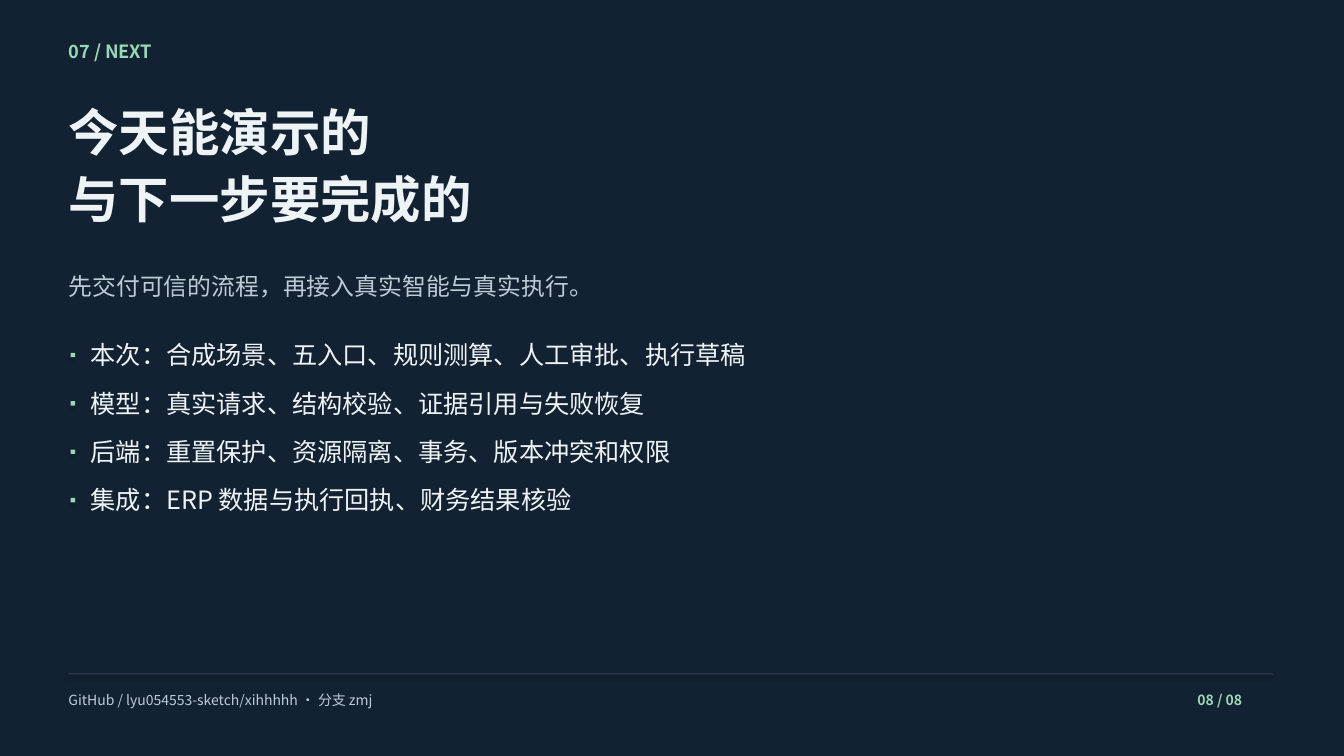
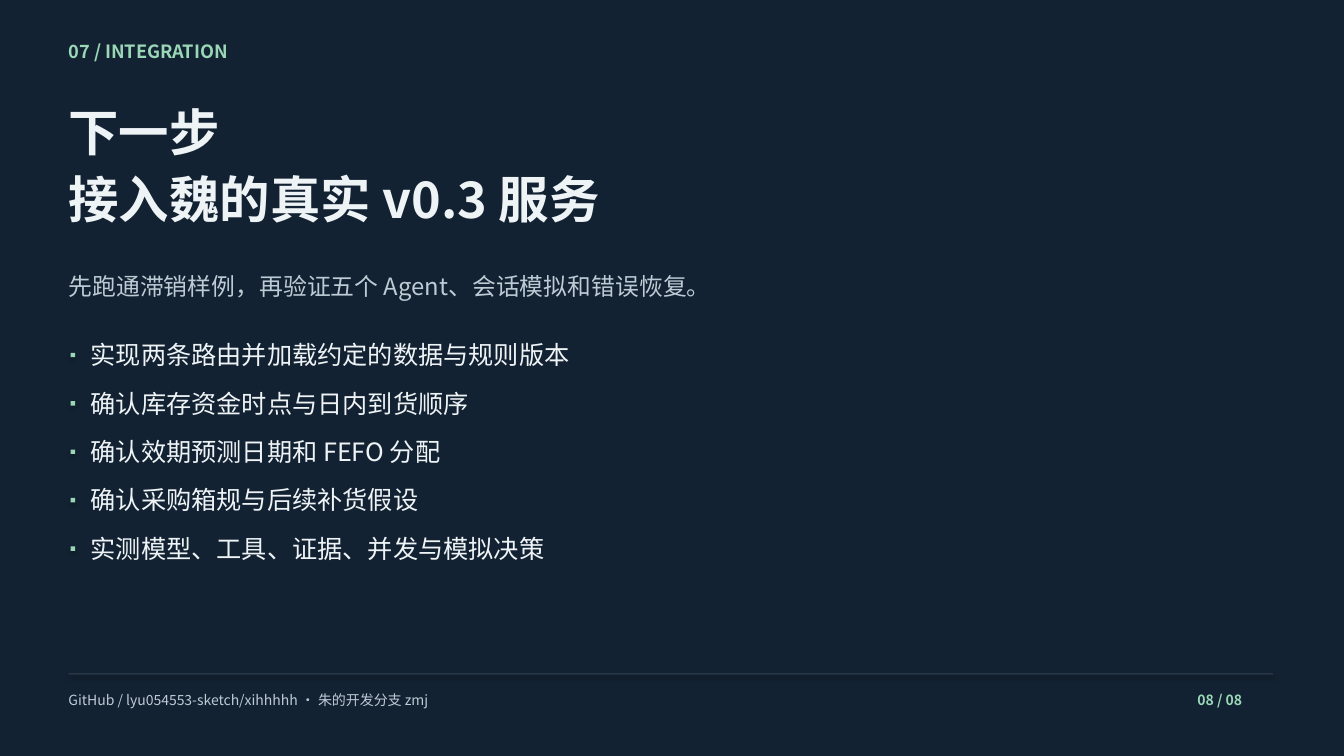
Before and after one commit to lyu054553-sketch/xihhhhh, a slide deck: slide 8 of docs/DEMO_SLIDES.pptx. Drawn at 1344x756 pixels with LibreOffice and Linux fonts; fonts in the diff are those of the drawing. Boxes give left, top, right and bottom in pixels: in the first picture for what was removed or moved away, otherwise in the second. Text is boxed around its words. In the diff, an @@ line names an element or a change of style, - is before the commit and + after.

```diff
--- a/docs/DEMO_SLIDES.pptx
+++ b/docs/DEMO_SLIDES.pptx
@@ text at (68, 44, 228, 58): text changed @@
-07 / NEXT
+07 / INTEGRATION
@@ text at (68, 108, 600, 223): text changed @@
-今天能演示的
-与下一步要完成的
+下一步
+接入魏的真实 v0.3 服务
@@ text at (68, 275, 711, 301): text changed @@
-先交付可信的流程，再接入真实智能与真实执行。
+先跑通滞销样例，再验证五个 Agent、会话模拟和错误恢复。
@@ text at (91, 342, 570, 366): text changed @@
-本次：合成场景、五入口、规则测算、人工审批、执行草稿
+实现两条路由并加载约定的数据与规则版本
@@ text at (91, 391, 469, 415): text changed @@
-模型：真实请求、结构校验、证据引用与失败恢复
+确认库存资金时点与日内到货顺序
@@ text at (91, 440, 440, 463): text changed @@
-后端：重置保护、资源隔离、事务、版本冲突和权限
+确认效期预测日期和 FEFO 分配
@@ text at (91, 488, 419, 511): text changed @@
-集成：ERP 数据与执行回执、财务结果核验
+确认采购箱规与后续补货假设
@@ text added at (91, 536, 545, 560), 18 pt, text #EEF3F6 @@
+实测模型、工具、证据、并发与模拟决策
@@ rectangle added at (71, 546, 75, 551), fill #9AD7B7 @@
@@ text at (68, 693, 428, 709): text changed @@
-GitHub / lyu054553-sketch/xihhhhh · 分支 zmj
+GitHub / lyu054553-sketch/xihhhhh · 朱的开发分支 zmj
```
Also in this commit, not shown: 4 other slides changed, 3 slides added, 3 slides removed, 15 other files.
